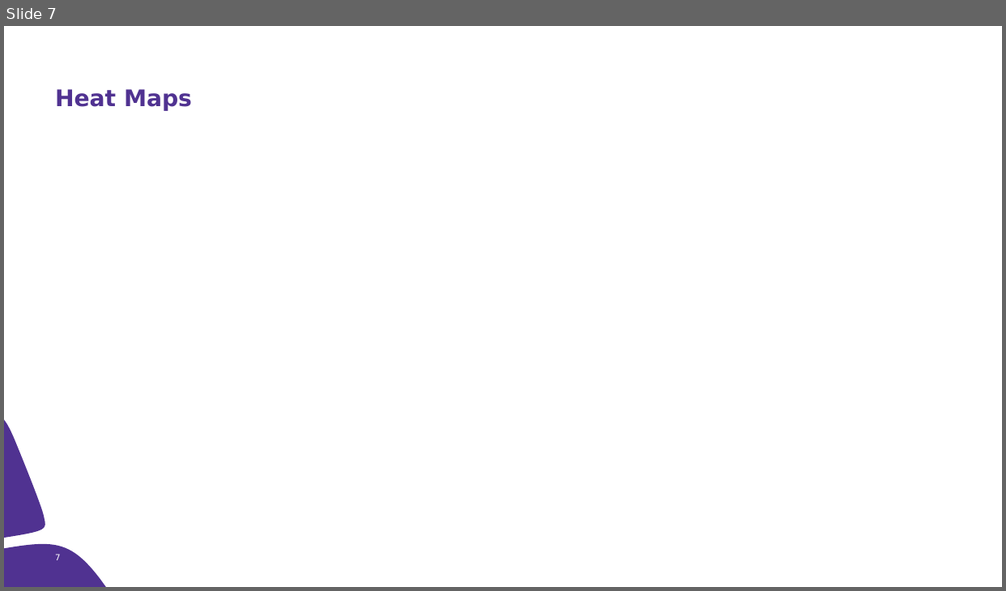
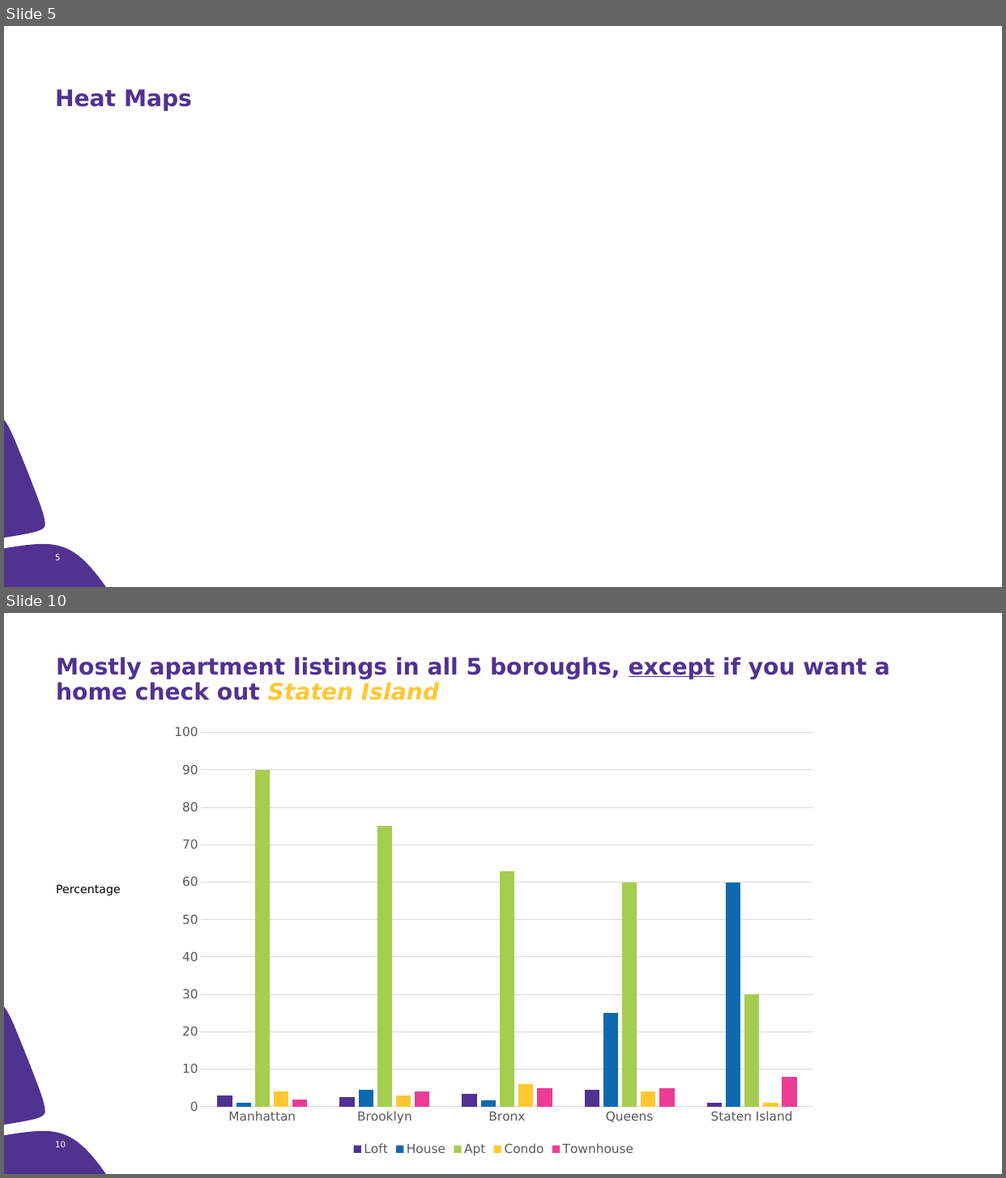
Before and after one commit to christinemazur/project1, a slide deck: AirBNB.pptx. Shown one above the other, each under a label of ours: slide 7 before the commit, slides 5 and 10 after it; the slides between them are not shown. The pictures are 1006x591 and 1006x1178 pixels, drawn with LibreOffice and Linux fonts; fonts in the diff are those of the drawing. Boxes give left, top, right and bottom in pixels: in the first picture for what was removed or moved away, otherwise in the second. Text is boxed around its words. In the diff, an @@ line names an element or a change of style, - is before the commit and + after.

Commit message:
updated powerpoint, add short NYC listing

```diff
--- a/AirBNB.pptx
+++ b/AirBNB.pptx
@@ slide 10 added at [4,613,1002,1174], background #FFFFFF; not listed: 2 template elements that a slide beside it also shows @@
@@ title added at [56,657,890,700], 22 pt, text #503291, bold @@
+Mostly apartment listings in all 5 boroughs, except if you want a home check out Staten Island
@@ column chart added at [161,717,827,1161] @@
+categories: Manhattan, Brooklyn, Bronx, Queens, Staten Island
+Loft: 3, 2, 4, 4, 1
+House: 1, 4, 2, 25, 60
+Apt: 90, 75, 63, 60, 30
+Condo: 4, 3, 6, 4, 1
+Townhouse: 2, 4, 5, 5, 8
@@ text added at [56,884,121,896], 11 pt, text #000000 @@
+Percentage
@@ rectangle added at [875,1112,965,1159], fill #FFFFFF @@
@@ page number added at [55,1141,66,1148], 8 pt, text #FFFFFF @@
+10
@@ rectangle added at [96,1135,468,1156], fill #FFFFFF @@
@@ what was slide 7 is now slide 5 @@
@@ page number at [55,554,61,561]: text changed @@
-7
+5
```
Also in this commit, not shown: 5 slides changed, 8 other slides added, 2 slides removed, 4 other files.
